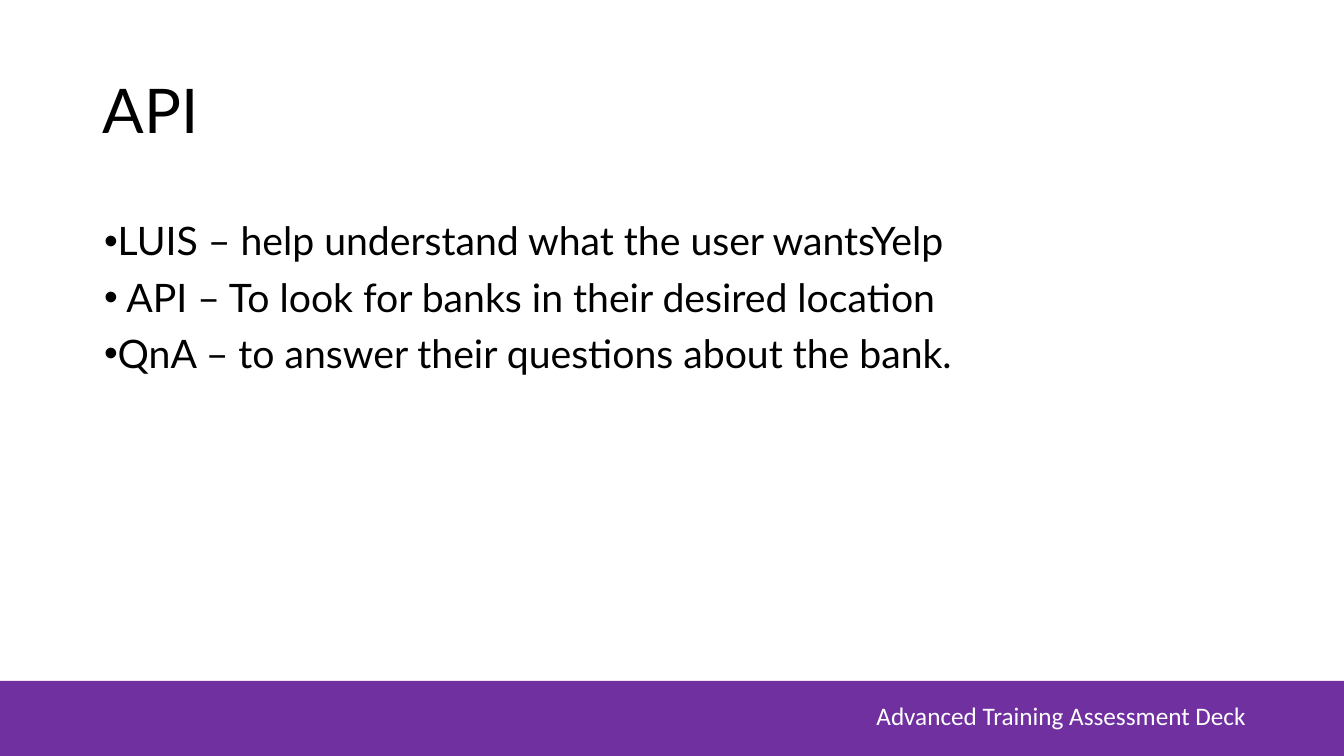
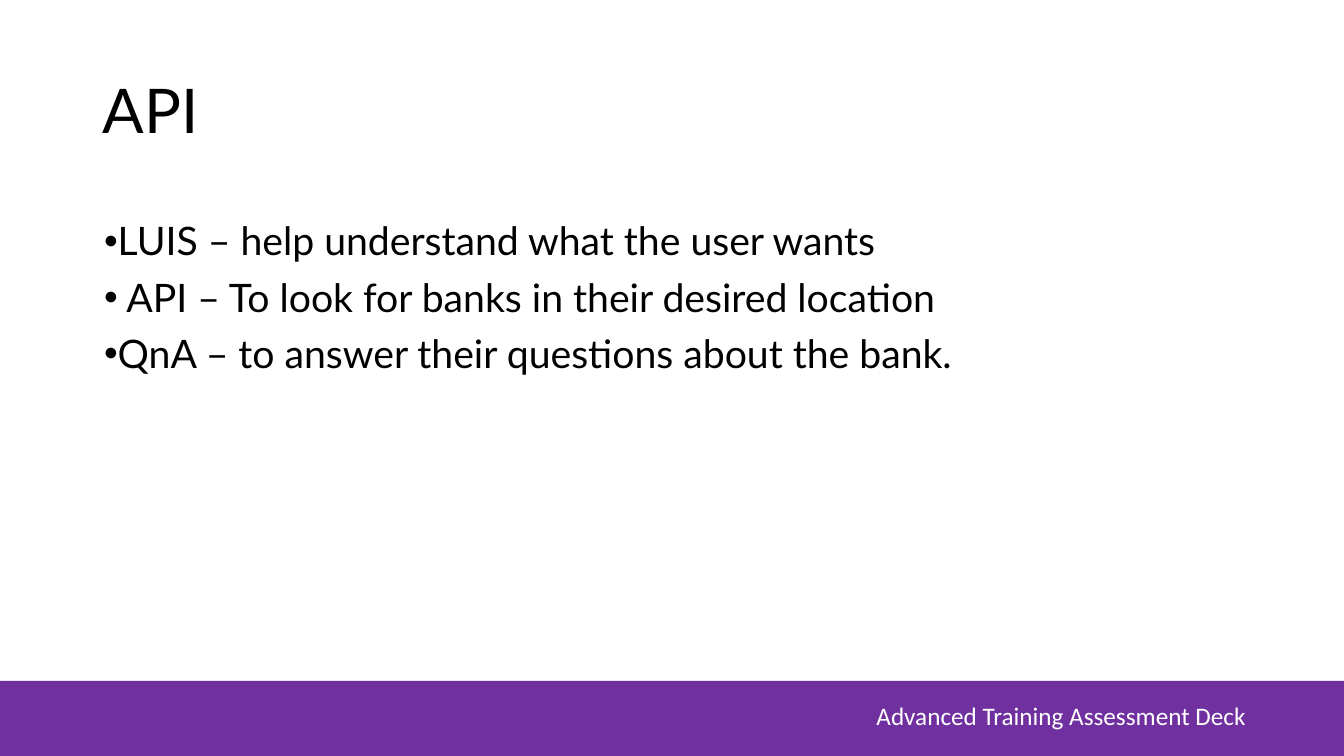
Before and after one commit to DaphneSee/ContosoBankLtd, a slide deck: slide 6 of MSA Assessment Deck.pptx (slide 5 before the commit). Drawn at 1344x756 pixels with LibreOffice and Linux fonts; fonts in the diff are those of the drawing; background and template pictures are left out. Boxes give left, top, right and bottom in pixels: in the first picture for what was removed or moved away, otherwise in the second. Text is boxed around its words. In the diff, an @@ line names an element or a change of style, - is before the commit and + after.

```diff
--- a/MSA Assessment Deck.pptx
+++ b/MSA Assessment Deck.pptx
@@ text at (118,226,876,262): text changed @@
-• LUIS – help understand what the user wantsYelp
+• LUIS – help understand what the user wants
```
Also in this commit, not shown: 5 other slides changed, 3 slides added, 2 slides removed, 4 other files.
